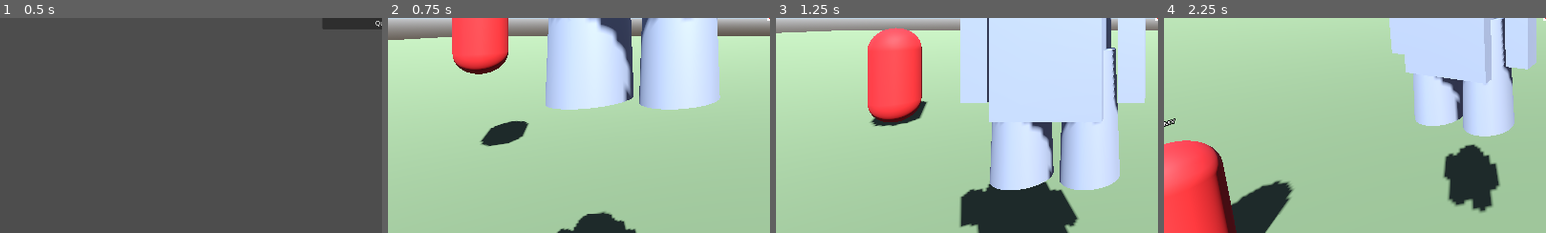
Above: before the commit, frames 1-4 (left to right).
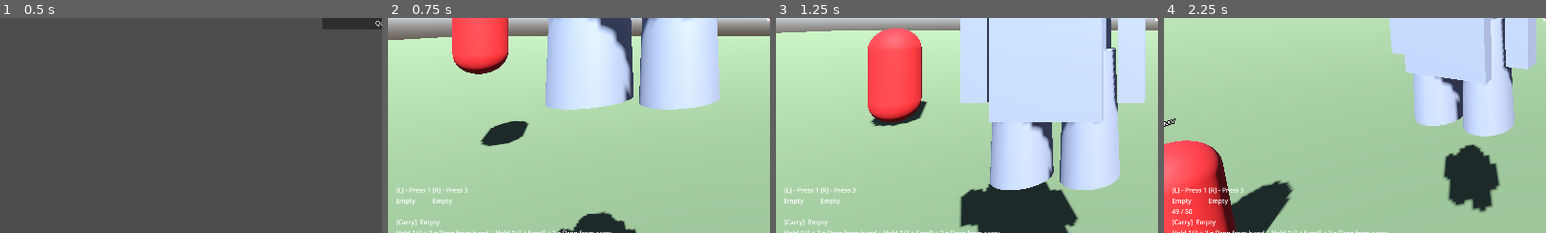
Above: after the commit, the same moments.

Repository: iHaveNoKnowledge/Godot_Project_rogue_mech
Game: Godot game, scene res://scenes/main_menu/main_menu.tscn
The game is run twice, just before and just after one commit, with the same random seed, the same clock (stepped at 60 frames per second) and the same inputs.
Inputs (mouse positions are % of the whole screen's width and height, from its top left):
- Up to frame 1 (0.5 s): no input
- Up to frame 2 (0.75 s): click "New Game" at 0.5 s
- Up to frame 3 (1.25 s): no input
- Up to frame 4 (2.25 s): move the mouse to (55, 50) at 1.27 s; hold Middle mouse button (aim) 1.28-2.03 s; hold W (move_forward) from 1.28 s (still down); click (55, 50) at 1.42 s; tap Space (jump) at 1.52 s; move the mouse to (45, 50) at 2.02 s; tap Tab (camera_unlock) at 2.1 s
The pictures show only the part of the screen within x 0-50%, y 50-100%; the shares and areas given below are measured in that part.

Frame 1 is identical in both runs. In frame 2, 0.6% of the frame differs, in the area x 2-59%, y 79-100%; in frame 3, 0.6%; in frame 4, 0.8%, in the area x 2-59%, y 78-100%.

Commit message:
feat: add weapon HUD showing left/right weapons and ammo
- Add weapon_hud.tscn to game_world
- Show left hand weapon name + ammo count
- Show right hand weapon name + ammo count
- Show carry list
- Always visible (not just combat state)

Diff:
--- a/scenes/game_world.tscn
+++ b/scenes/game_world.tscn
@@ -6,6 +6,7 @@
 [ext_resource type="PackedScene" path="res://scenes/ui/health_hud.tscn" id="4"]
 [ext_resource type="PackedScene" path="res://scenes/mecha/enemy_dummy.tscn" id="5"]
 [ext_resource type="PackedScene" path="res://scenes/ui/crosshair.tscn" id="6"]
+[ext_resource type="PackedScene" path="res://scenes/ui/weapon_hud.tscn" id="7"]
 
 [sub_resource type="ProceduralSkyMaterial" id="SkyMat"]
 sky_top_color = Color(0.2, 0.3, 0.5, 1)
@@ -71,4 +72,6 @@
 
 [node name="Crosshair" parent="." instance=ExtResource("6")]
 
+[node name="WeaponHUD" parent="." instance=ExtResource("7")]
+
 [node name="BackupSpawner" type="Node" parent="."]
--- a/scripts/ui/weapon_hud.gd
+++ b/scripts/ui/weapon_hud.gd
@@ -11,7 +11,9 @@
 func _ready() -> void:
 	_create_ui()
 	EventBus.game_state_changed.connect(_on_game_state_changed)
-	var wm = get_node_or_null("/root/GameWorld/Mecha/WeaponManager")
+	await get_tree().process_frame
+	var mecha = get_tree().current_scene.get_node_or_null("Mecha")
+	var wm = mecha.get_node_or_null("WeaponManager") if mecha else null
 	if wm:
 		wm.weapon_switched.connect(_on_weapon_switched)
 		wm.ammo_changed.connect(_on_ammo_changed)
@@ -121,4 +123,4 @@
 
 
 func _on_game_state_changed(_old: String, new_state: String) -> void:
-	visible = new_state == "COMBAT"
+	visible = true
Not shown: 1 places in scenes/game_world.tscn that only renumber resources
